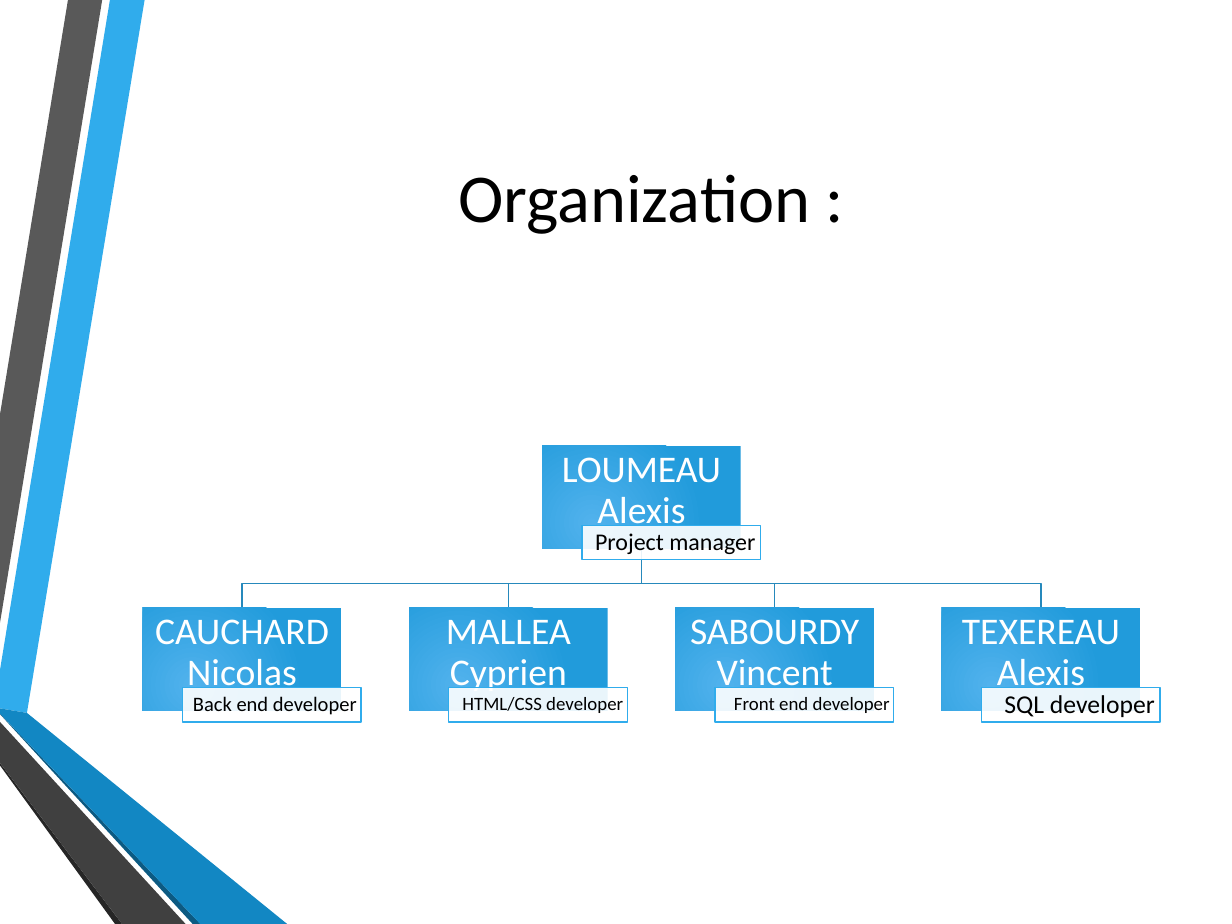
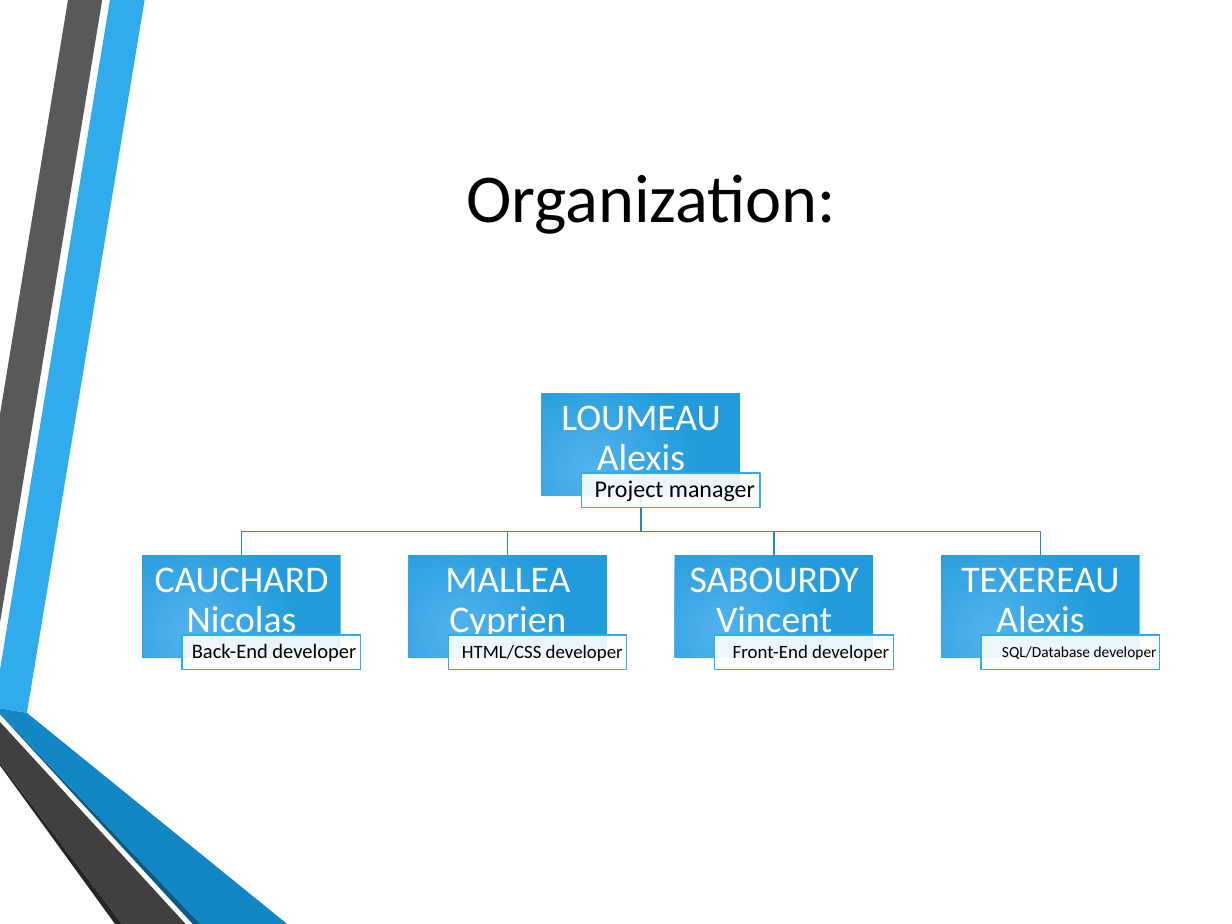
Before and after one commit to Alex4064/ProjetWeb, a slide deck: slide 5 of Documentation/Presentation project.pptx. Drawn at 1232x924 pixels with LibreOffice and Linux fonts; fonts in the diff are those of the drawing; background and template pictures are left out. Boxes give left, top, right and bottom in pixels: in the first picture for what was removed or moved away, otherwise in the second. Text is boxed around its words. In the diff, an @@ line names an element or a change of style, - is before the commit and + after.

```diff
--- a/Documentation/Presentation project.pptx
+++ b/Documentation/Presentation project.pptx
@@ title at bbox=[466, 174, 836, 234]: spaces changed @@
-Organization :
+Organization:
@@ 4 freeform shapes, 2 texts, 2 rectangles: place and size @@
-4 freeform shapes, 2 texts, 2 rectangles at bbox=[241, 446, 1041, 607]
+4 freeform shapes, 2 texts, 2 rectangles at bbox=[241, 393, 1040, 554]
@@ text at bbox=[192, 643, 356, 662]: text changed @@
-Back end developer
+Back-End developer
@@ text at bbox=[733, 645, 889, 661]: text changed @@
-Front end developer
+Front-End developer
@@ 8 rectangles, 5 texts: place and size @@
-8 rectangles, 5 texts at bbox=[143, 607, 1161, 722]
+8 rectangles, 5 texts at bbox=[142, 556, 1159, 670]
@@ text at bbox=[1002, 646, 1157, 660]: text changed; size 15 to 9 pt @@
-SQL developer
+SQL/Database developer
```
Also in this commit, not shown: 6 other slides changed, 5 slides added, 2 slides removed, 6 other files.
